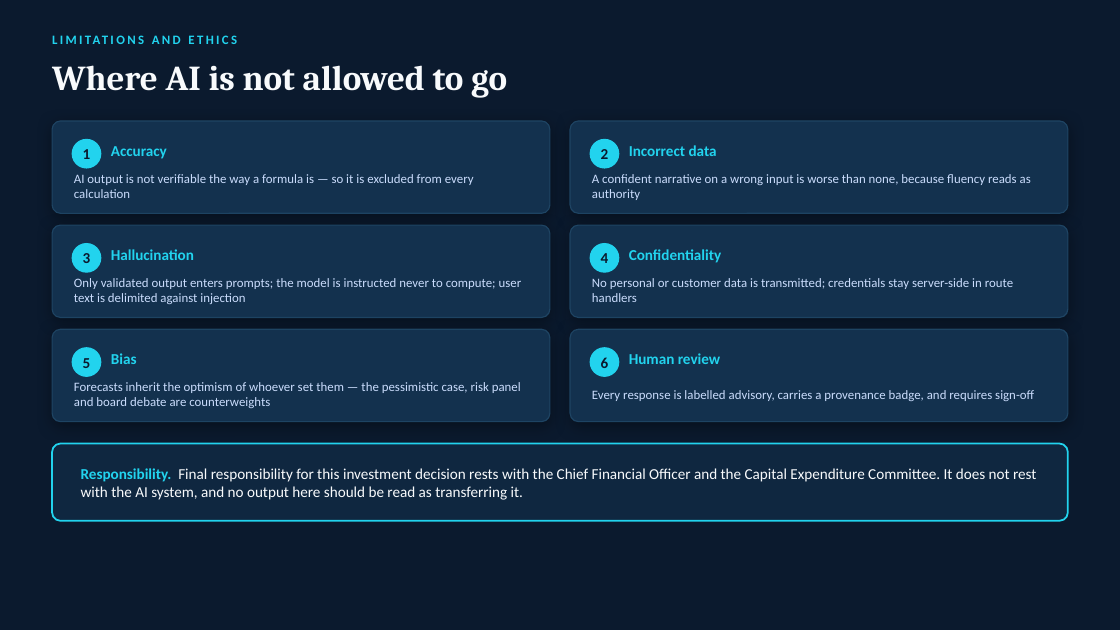
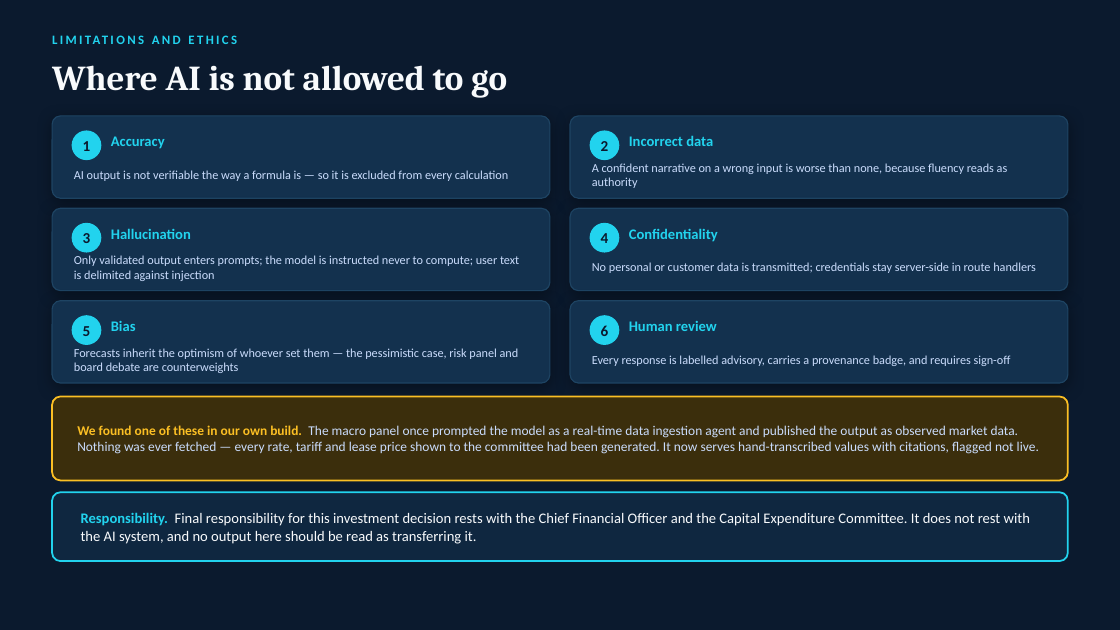
Before and after one commit to krish2105/CF-CapExIQ, a slide deck: slide 13 of submissions/CapExIQ_Executive_Presentation.pptx. Drawn at 1120x630 pixels with LibreOffice and Linux fonts; fonts in the diff are those of the drawing. Boxes give left, top, right and bottom in pixels: in the first picture for what was removed or moved away, otherwise in the second. Text is boxed around its words. In the diff, an @@ line names an element or a change of style, - is before the commit and + after.

```diff
--- a/submissions/CapExIQ_Executive_Presentation.pptx
+++ b/submissions/CapExIQ_Executive_Presentation.pptx
@@ rounded rectangle: place and size @@
-rounded rectangle at (52,121,550,213)
+rounded rectangle at (52,116,550,198)
@@ rounded rectangle: place and size @@
-rounded rectangle at (571,121,1069,213)
+rounded rectangle at (571,116,1069,198)
@@ 5 texts, 2 ellipses: place and size @@
-5 texts, 2 ellipses at (72,139,1031,200)
+5 texts, 2 ellipses at (72,131,1008,188)
@@ rounded rectangle: place and size @@
-rounded rectangle at (52,225,550,318)
+rounded rectangle at (52,208,550,291)
@@ rounded rectangle: place and size @@
-rounded rectangle at (571,225,1069,318)
+rounded rectangle at (571,208,1069,291)
@@ 6 texts, 2 ellipses: place and size @@
-6 texts, 2 ellipses at (72,244,1013,304)
+6 texts, 2 ellipses at (72,223,1036,281)
@@ rounded rectangle: place and size @@
-rounded rectangle at (52,329,550,422)
+rounded rectangle at (52,301,550,383)
@@ proportions changed in 6 elements at (52,116,550,198), (571,116,1069,198), (52,208,550,291), (571,208,1069,291), (52,301,550,383), (571,301,1069,383) @@
@@ rounded rectangle: place and size @@
-rounded rectangle at (571,329,1069,422)
+rounded rectangle at (571,301,1069,383)
@@ 4 texts, 2 ellipses: place and size @@
-4 texts, 2 ellipses at (72,348,720,376)
+4 texts, 2 ellipses at (72,316,717,344)
@@ text "Forecasts inherit the optimism of ...": place and size @@
-text "Forecasts inherit the optimism of ..." at (74,382,521,408)
+text "Forecasts inherit the optimism of ..." at (74,348,519,373)
@@ size 11 to 10.5 pt in 6 elements at (74,170,508,181), (592,163,1008,188), (74,255,519,281), (592,262,1036,273), (74,348,519,373), (592,355,1011,366) @@
@@ text "Every response is labelled advisory, ...": place and size @@
-text "Every response is labelled advisory, ..." at (592,390,1034,401)
+text "Every response is labelled advisory, ..." at (592,355,1011,366)
@@ rounded rectangle: place and size @@
-rounded rectangle at (52,444,1068,521)
+rounded rectangle at (52,397,1068,481)
@@ rounded rectangle at (52,397,1068,481): fill #0F2740 to #3B2E0C; outline #22D3EE 1.5 pt to #FBBF24 1.5 pt; proportions changed @@
@@ text added at (77,425,1039,454), 11.5 pt, text #CADCFC @@
+We found one of these in our own build. The macro panel once prompted the model as a real-time data ingestion agent and published the output as observed market data. Nothing was ever fetched — every rate, tariff and lease price shown to the committee had been generated. It now serves hand-transcribed values with citations, flagged not live.
@@ rounded rectangle added at (52,492,1068,561), fill #0F2740, outline #22D3EE 1.5 pt @@
@@ size 13 to 12.5 pt in 7 elements at (111,136,165,149), (629,136,713,146), (111,229,191,239), (629,229,718,242), (111,321,136,331), (629,321,717,331), (81,513,1030,544) @@
@@ text "Responsibility. Final responsibility for this ...": place and size @@
-text "Responsibility. Final responsibility for this ..." at (81,468,1036,500)
+text "Responsibility. Final responsibility for this ..." at (81,513,1030,544)
```
Also in this commit, not shown: 3 other slides changed, 13 other files.
